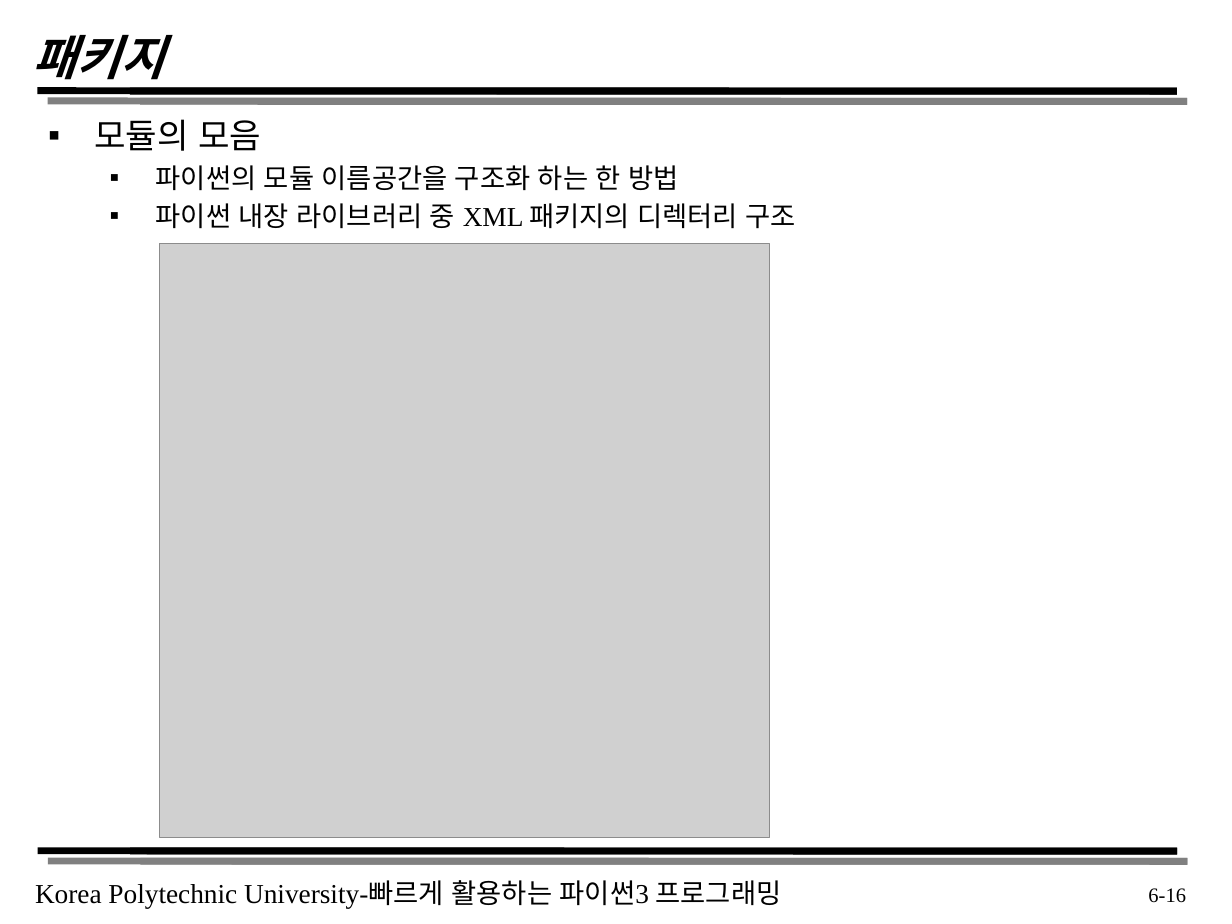
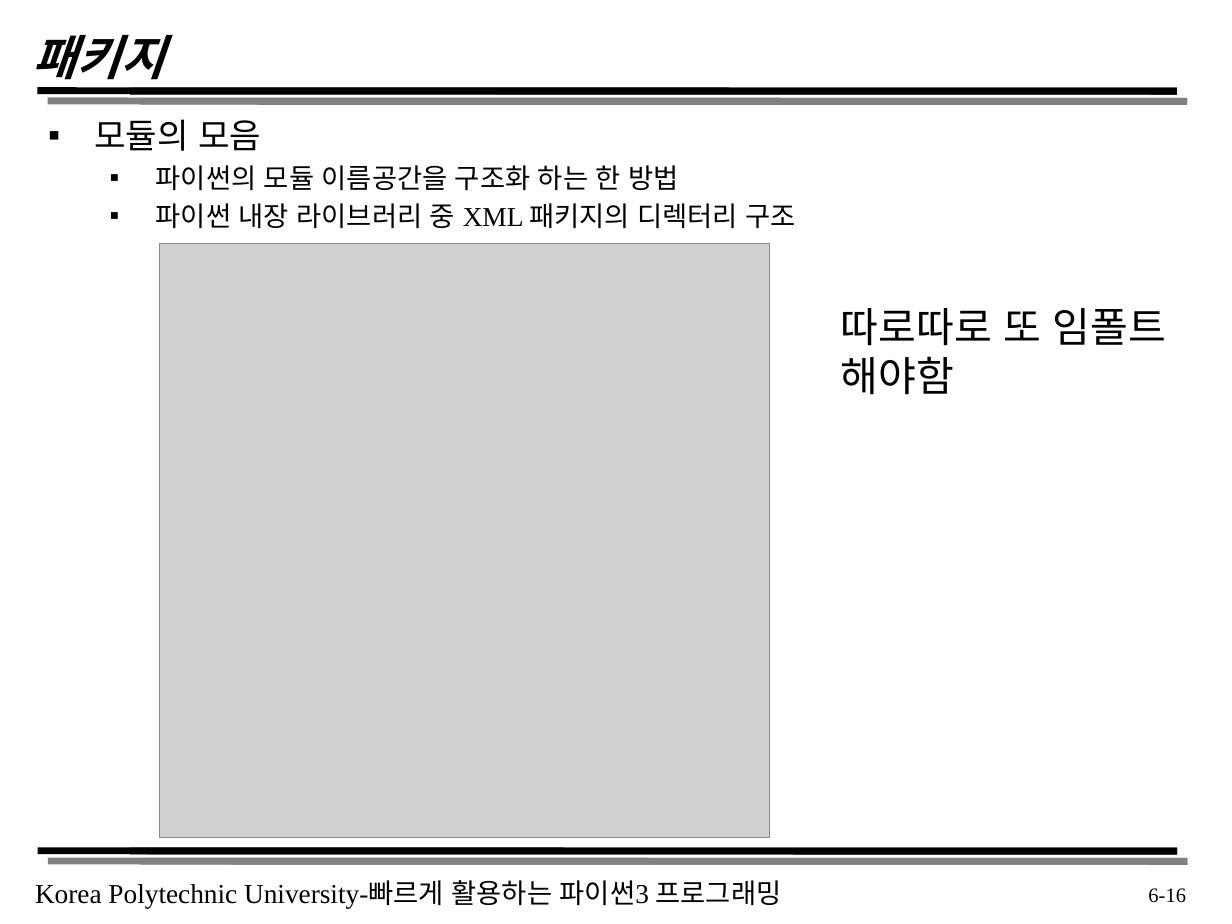
Before and after one commit to dw5450/3rd_grade_study, a slide deck: slide 16 of 스크립트언어/강의 자료/chapter6.pptx. Drawn at 1232x924 pixels with LibreOffice and Linux fonts; fonts in the diff are those of the drawing; grey boxes stand for pictures. Boxes give left, top, right and bottom in pixels: in the first picture for what was removed or moved away, otherwise in the second. Text is boxed around its words. In the diff, an @@ line names an element or a change of style, - is before the commit and + after.

```diff
--- a/스크립트언어/강의 자료/chapter6.pptx
+++ b/스크립트언어/강의 자료/chapter6.pptx
@@ text added at bbox=[841, 308, 1166, 395], 24 pt, text #000000 @@
+따로따로 또 임폴트 해야함
```
Also in this commit, not shown: 1 other slide changed, 39 other files.
